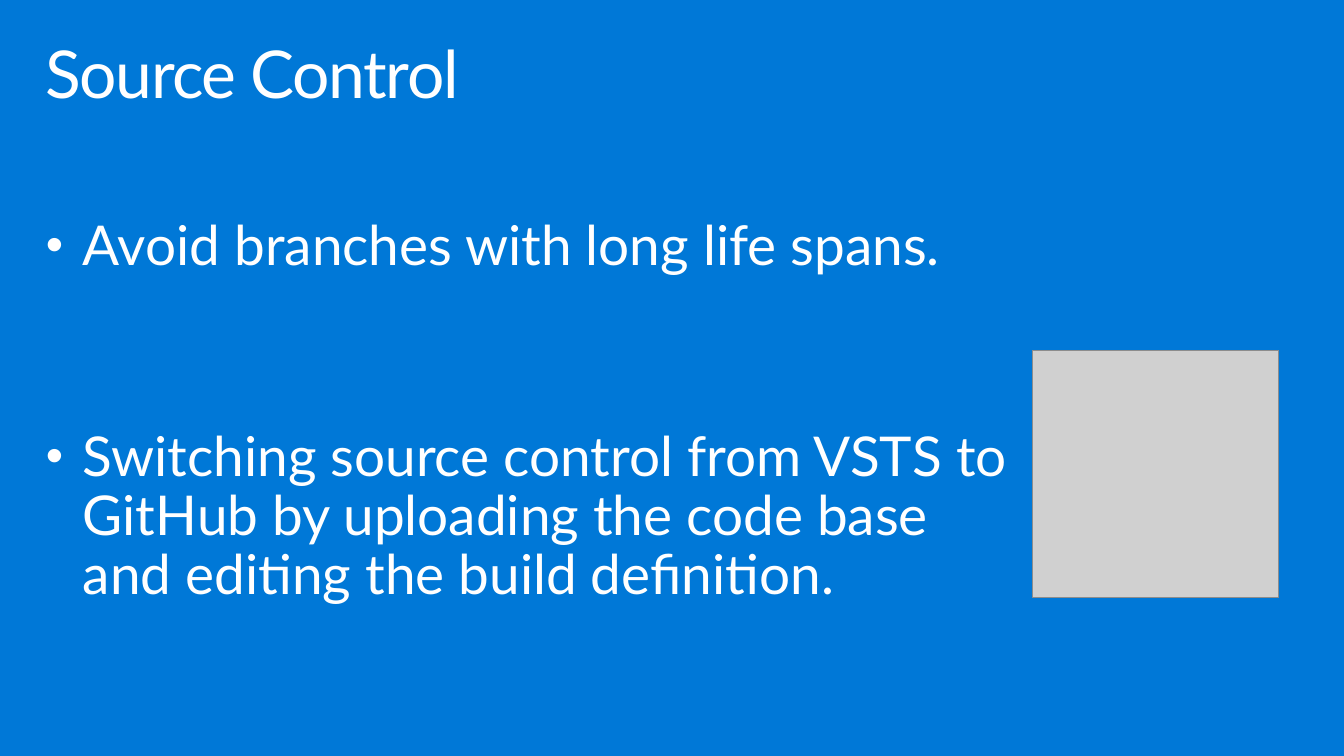
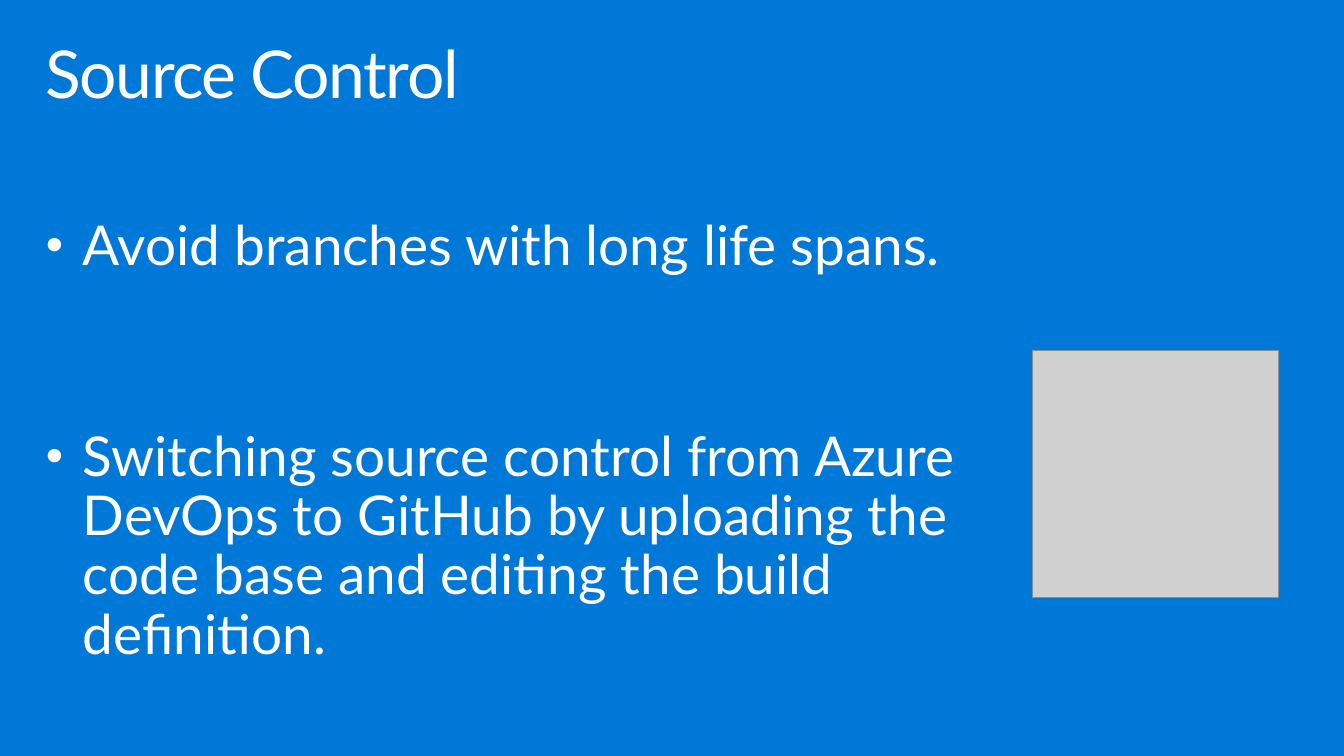
Before and after one commit to yashmadan123/MCW-Continuous-delivery-in-Azure-DevOps, a slide deck: slide 24 of Whiteboard design session/WDS trainer presentation - Continuous delivery in VSTS and Azure.pptx. Drawn at 1344x756 pixels with LibreOffice and Linux fonts; fonts in the diff are those of the drawing; grey boxes stand for pictures. Boxes give left, top, right and bottom in pixels: in the first picture for what was removed or moved away, otherwise in the second. Text is boxed around its words. In the diff, an @@ line names an element or a change of style, - is before the commit and + after.

Commit message:
updated vsts text references and dates to January 2019

```diff
--- a/Whiteboard design session/WDS trainer presentation - Continuous delivery in VSTS and Azure.pptx
+++ b/Whiteboard design session/WDS trainer presentation - Continuous delivery in VSTS and Azure.pptx
@@ text at [83,435,954,604]: text changed @@
-• Switching source control from VSTS to GitHub by uploading the code base and editing the build definition.
+• Switching source control from Azure DevOps to GitHub by uploading the code base and editing the build definition.
```
Also in this commit, not shown: 6 other slides changed, 8 other files.
